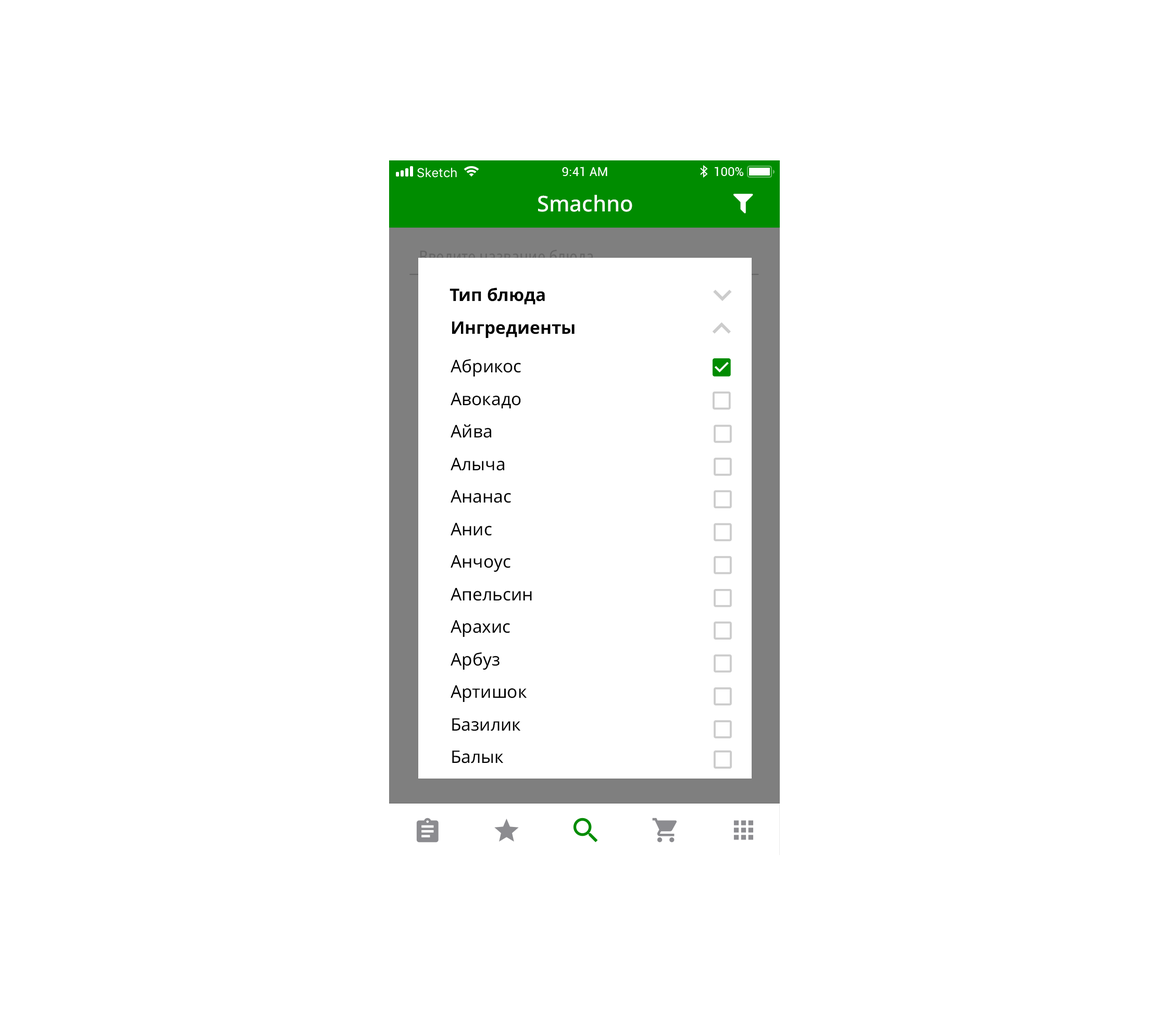
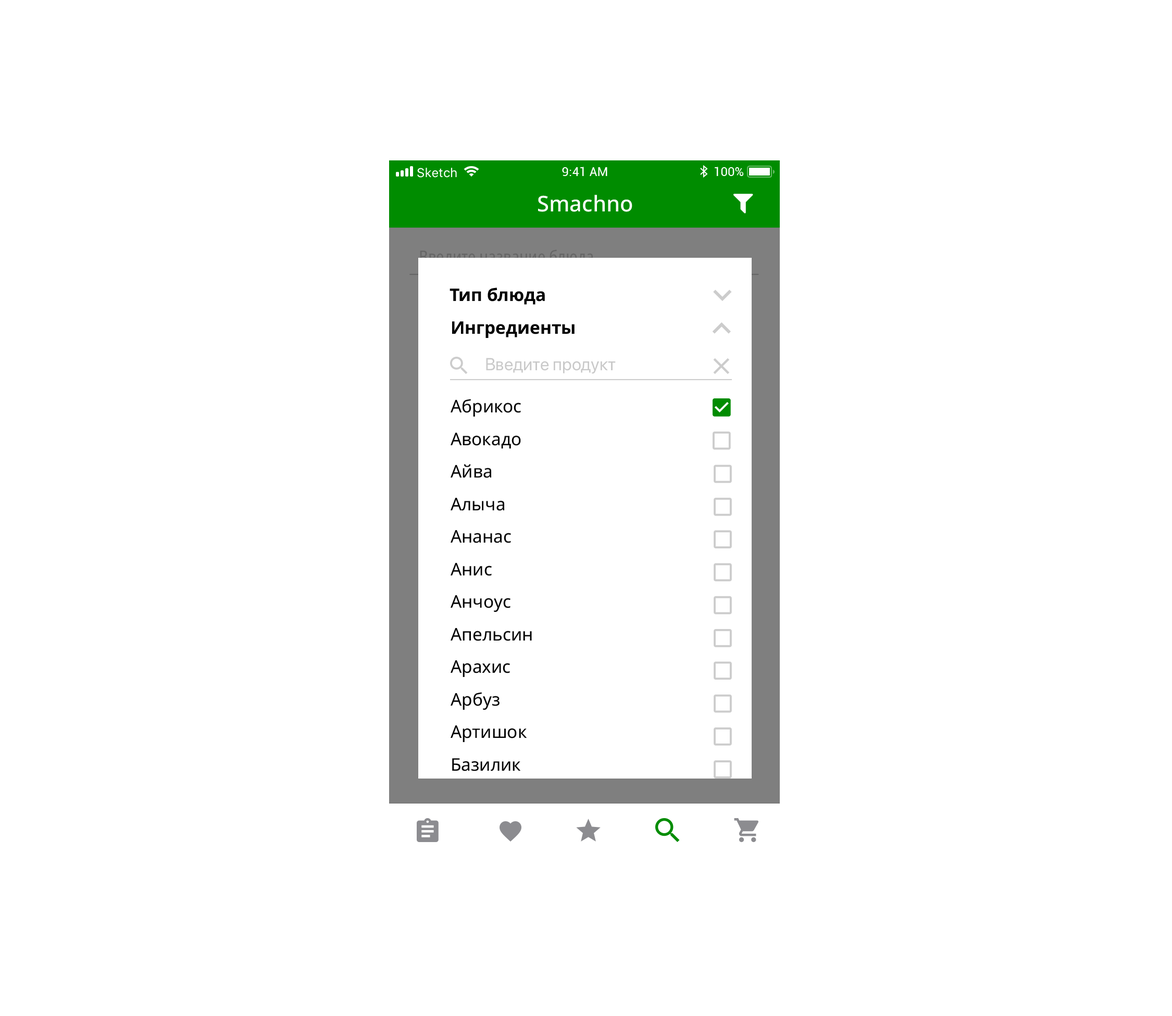
Revision of a layered 1172 × 1016 image; what changed, layer by layer:
added group "Group 1" (1st of 2, in "smachno_filter_list_continue") with 4 layers in group "smachno_filter_list_continue" over (450, 356, 732, 381)
added layer "Введите продукт" (30%) in group "Group 1" over (486, 357, 616, 375)
painted on "Абрикос Авокадо Айва Алыча Ананас Анис Анчоус Апельсин Арахис Арбуз Артишок Баз…", masked it over (450, 358, 532, 772)
added group "Group 2" with 12 layers in group "<Group>" over (712, 398, 732, 779)
moved "Compound Shape" (3rd of 35, in "smachno_filter_list_continue" › "<Group>" › "Group 2") into group "Group 2", painted on it, unmasked it over (713, 687, 732, 747)
moved "Compound Shape" (4th of 35, in "smachno_filter_list_continue" › "<Group>" › "Group 2") into group "Group 2", painted on it, unmasked it over (713, 654, 732, 714)
moved "Compound Shape" (5th of 35, in "smachno_filter_list_continue" › "<Group>" › "Group 2") into group "Group 2", painted on it, unmasked it over (713, 621, 732, 681)
moved "Compound Shape" (15th of 35, in "smachno_filter_list_continue") into group "smachno_filter_list_continue", unmasked it over (449, 287, 732, 779)
unmasked "Compound Shape" (31st of 35, in "smachno_filter_list_continue" › "Group 1") over (449, 287, 780, 804)
painted on "Compound Shape" (32nd of 35, in "smachno_filter_list_continue" › "Group 1" › "navigator_bar"), unmasked it over (538, 194, 633, 213)
painted on "-e-favorit", unmasked it over (494, 818, 601, 842)
painted on "-e-search", unmasked it over (573, 817, 680, 843)
painted on "-e-shop", unmasked it over (652, 817, 759, 843)
painted on "Compound Shape" (33rd of 35, in "smachno_filter_list_continue" › "Group 1" › "menu"), unmasked it over (416, 803, 780, 856)
painted on "Compound Shape" (35th of 35, in "smachno_filter_list_continue"), unmasked it over (416, 194, 780, 855)
…and 16 more changes (4 added, 10 mask, 10 painted, 2 removed, 9 stack)
